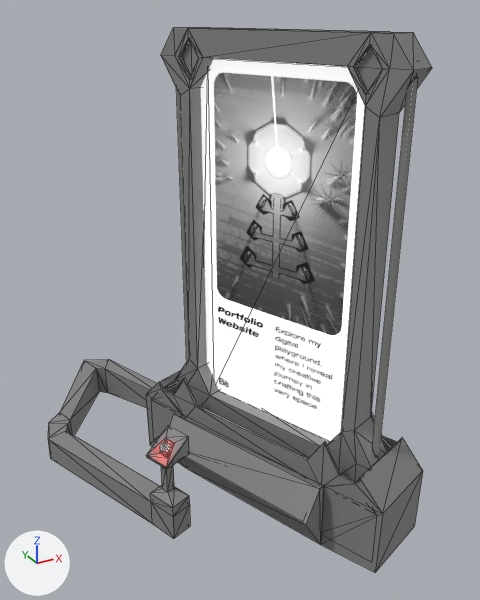
The glTF model public/Models/ProjectScreens/ProjectScreenL2.glb: old version first, new version second.
Before and after are seen from a camera (50 mm lens) standing at (-80.3, 19.3, 40.7) and looking at (-53.2, 68.6, 16.1). Arrows for +X, +Y and +Z are at lower left; the lights stay in place. Mesh edges are drawn as thin lines. Where no turn or scale is listed for an object, it has been applied to the vertices. Vertices at the same position are counted once.

The older version as bpy lines, for what is in view:
```python
mat_ds_artworks_004 = bpy.data.materials.new('DS_Artworks.004')
mat_ds_artworks_004.use_nodes = True; mat_ds_artworks_004.node_tree.nodes.clear()
_N = mat_ds_artworks_004.node_tree.nodes; _L = mat_ds_artworks_004.node_tree.links
n0 = _N.new('ShaderNodeBsdfPrincipled'); n0.name = 'Principled BSDF'
n0.inputs[2].default_value = 0.0  # 'Roughness'
n0.inputs[28].default_value = 0.7  # 'Emission Strength'
n1 = _N.new('ShaderNodeOutputMaterial'); n1.name = 'Material Output'
n2 = _N.new('ShaderNodeTexImage'); n2.name = 'Image Texture'
n2.image = img_website_min
n3 = _N.new('ShaderNodeTexImage'); n3.name = 'Image Texture.001'
n3.image = img_website_min
_L.new(n0.outputs[0], n1.inputs[0])  # 'BSDF' to 'Surface'
_L.new(n2.outputs[0], n0.inputs[27])  # 'Color' to 'Emission Color'
_L.new(n3.outputs[0], n0.inputs[0])  # 'Color' to 'Base Color'
me_cube_013 = bpy.data.meshes.new('Cube.013')
me_cube_013.from_pydata(...)  # 402 vertices, 786 faces; spans x -19.3..8.9, y -13.5..26.6, z -18.7..24.3
# faces by material slot: [486, 38, 8, 248, 6]
me_cube_013.materials.append(mat_screen)  # grey #959595
me_cube_013.materials.append(mat_button)  # white #ffffff
me_cube_013.materials.append(mat_ds_artworks_004)
me_cube_013.materials.append(mat_material_003)  # white #ffffff
me_cube_013.materials.append(mat_backplate)  # picture img_backplate_min
ob_screen_001 = bpy.data.objects.new('Screen.001', me_cube_013)
ob_screen_001.location = (-51.1, 64.6, 14.9)
```
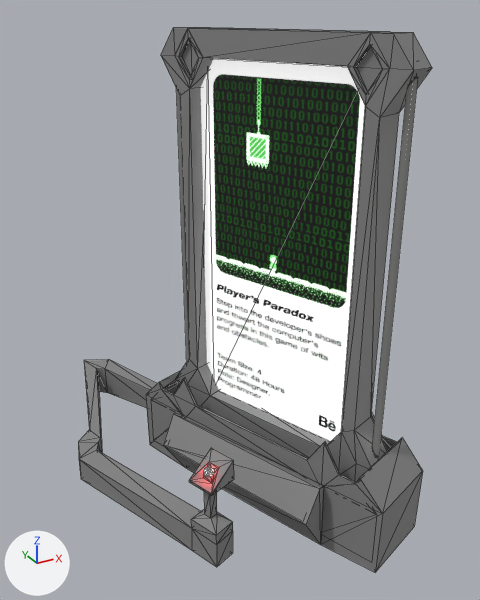
Edits to the scene script, one JSON object a line:
```json
{"op": "add", "block": "img_playersparadox_min", "code": ["img_playersparadox_min = load_image('playersparadox-min', '_unpacked/playersparadox-min', 393, 852, 'sRGB')"]}
{"block": "mat_ds_artworks_004", "where": "n0 = _N.new('ShaderNodeBsdfPrincipled'); n0.name = 'Principled BSDF'"}
{"op": "set", "path": "n0.inputs[28].default_value", "old": "0.7", "new": "0.6", "note": "'Emission Strength'"}
{"block": "mat_ds_artworks_004", "where": "n2 = _N.new('ShaderNodeTexImage'); n2.name = 'Image Texture'"}
{"op": "set", "path": "n2.image", "old": "img_website_min", "new": "img_playersparadox_min"}
{"block": "mat_ds_artworks_004", "where": "n3 = _N.new('ShaderNodeTexImage'); n3.name = 'Image Texture.001'"}
{"op": "set", "path": "n3.image", "old": "img_website_min", "new": "img_playersparadox_min"}
{"block": "me_cube_013", "where": "me_cube_013.from_pydata(...)  # 402 vertices, 786 faces; spans x -19.3..8.9, y -13.5..26.6, z -18.7..24.3"}
{"block": "me_cube_013", "where": "# used by ob_screen_001; location = (-51.1, 64.6, 14.9)"}
{"block": "me_cube_013", "change": "me_cube_013 part 1: all 72 vertices in x -19.3..-10.6, y -3.4..17.0, z -16.4..-7.0 are moved by (1.8, -4.7, 0.0)"}
```

What differs and where, as boxes (x1, y1, x2, y2) in the pictures (480 x 600 px; the box of a moved part takes in the faces that stretch with it):
```json
{"object": "Screen.001", "change": "surface changed, reshaped", "before": [48, 27, 432, 572], "after": [78, 27, 432, 572], "on screen": "8% narrower"}
{"part": 1, "of": "me_cube_013", "change": "moved or reshaped", "before": [48, 361, 190, 538], "after": [78, 361, 234, 567]}
```
